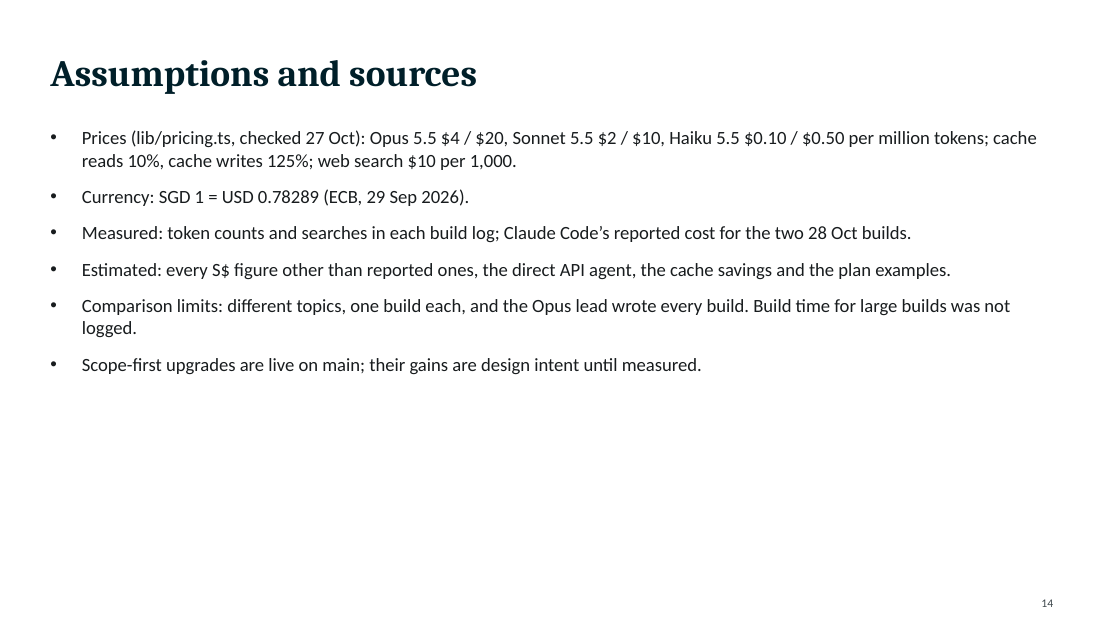
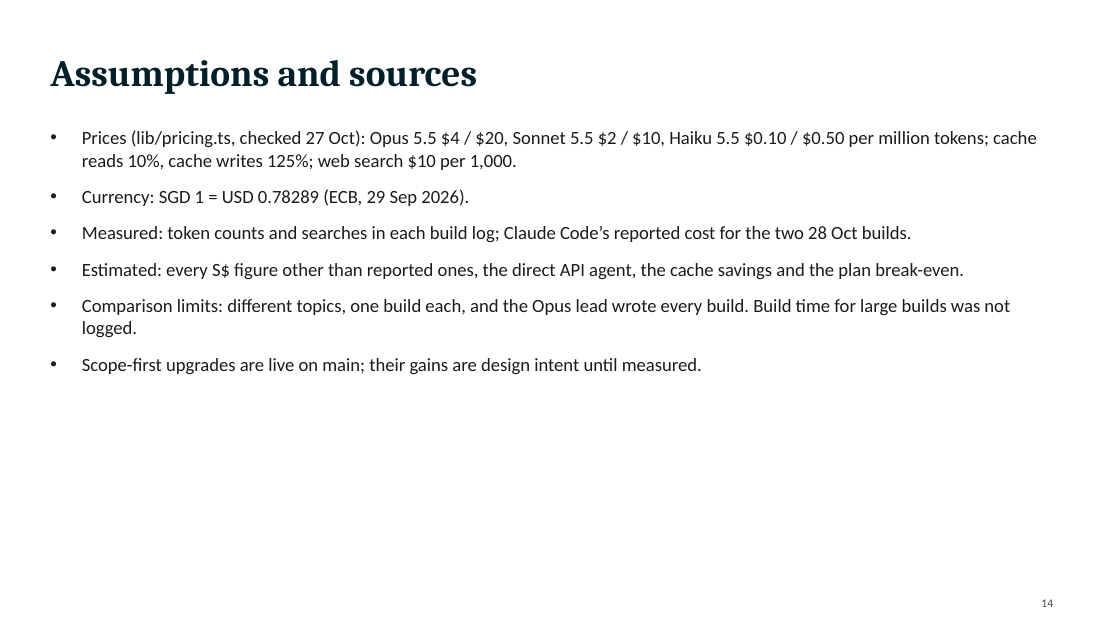
Before and after one commit to Minemine-afk/FinWebBuilder, a slide deck: slide 14 of FinWebBuilder-changes-made.pptx. Drawn at 1120x630 pixels with LibreOffice and Linux fonts; fonts in the diff are those of the drawing. Boxes give left, top, right and bottom in pixels: in the first picture for what was removed or moved away, otherwise in the second. Text is boxed around its words. In the diff, an @@ line names an element or a change of style, - is before the commit and + after.

```diff
--- a/FinWebBuilder-changes-made.pptx
+++ b/FinWebBuilder-changes-made.pptx
@@ text at <box>82,263,964,279</box>: text changed @@
-• Estimated: every S$ figure other than reported ones, the direct API agent, the cache savings and the plan examples.
+• Estimated: every S$ figure other than reported ones, the direct API agent, the cache savings and the plan break-even.
```
Also in this commit, not shown: 3 other slides changed.
